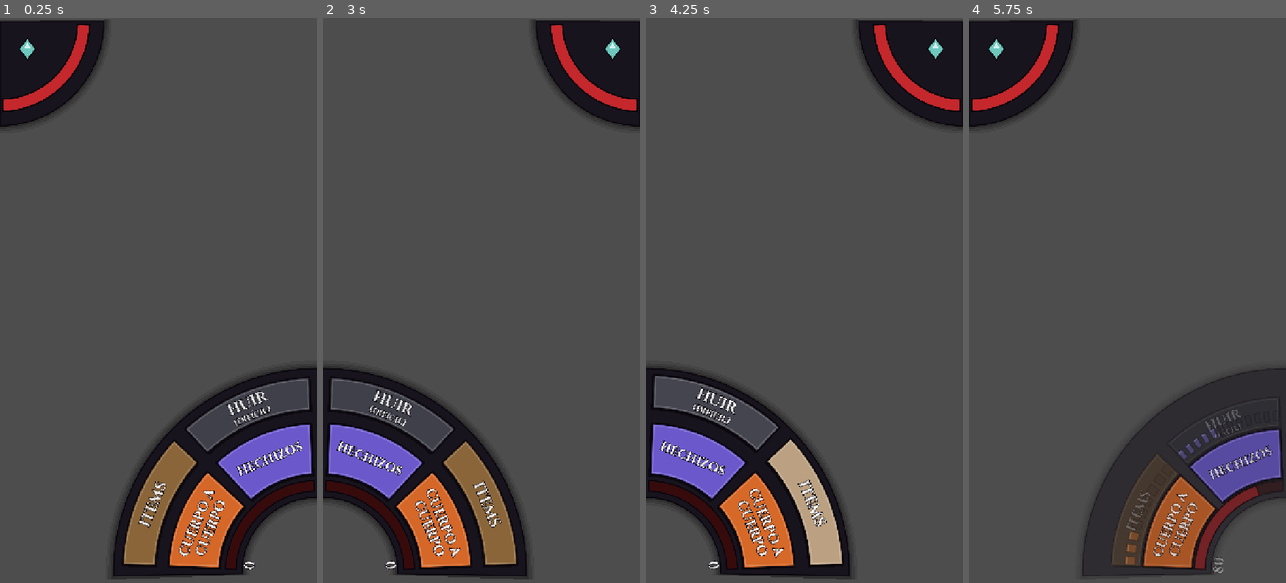
Above: before the commit, frames 1-4 (left to right).
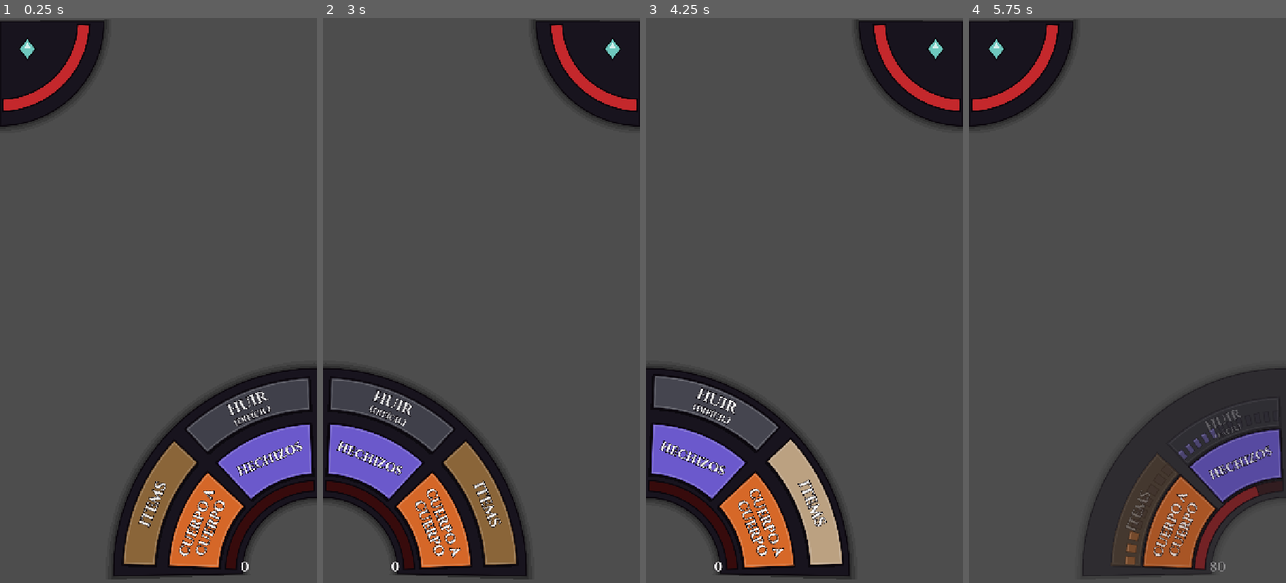
Above: after the commit, the same moments.

Repository: Clarexz/rpg-pixel-art-dark-fantasy
Game: Godot game, scene res://tools/tests/duel_ui_test.tscn
The game is run twice, just before and just after one commit, with the same random seed, the same clock (stepped at 60 frames per second) and the same inputs. This scene is started directly instead of the project's main scene.
Inputs (mouse positions are in pixels of both pictures, inside the frame that each line leads up to):
- Up to frame 1 (0.25 s): no input
- Up to frame 2 (3 s): tap Enter at 0.5 s; drag from (481, 300) to (513, 176) at 0.52 s; drag from (418, 328) to (465, 413) at 1.27 s; move the mouse to (513, 176) at 2.02 s; hold D 2.03-2.75 s; tap M at 2.1 s; tap Space at 2.75 s; drag from (465, 413) to (386, 215) at 2.77 s
- Up to frame 3 (4.25 s): tap Enter at 3.5 s; move the mouse to (899, 385) at 3.52 s; hold A from 3.53 s (still down); tap F at 3.6 s; tap Space at 3.77 s
- Up to frame 4 (5.75 s): release A at 4.25 s; drag from (1032, 215) to (1079, 159) at 4.27 s; move the mouse to (1143, 300) at 5.02 s; hold S from 5.03 s (still down); tap M at 5.1 s; click (1143, 300) at 5.17 s

The runs differ from the first frame. In frame 1, less than 0.1% of the frame differs, in the area x 76-81%, y 96-98%; in frame 2, less than 0.1%; in frame 3, less than 0.1%; in frame 4, less than 0.1%, in the area x 76-81%, y 95-99%.

Commit message:
Rival: vida se vacía desde arriba, lectura de la piedra junto al dial, globo solo para habla y narración en cursiva; aviso sobre el arco; número de PV horizontal
Co-Authored-By: Claude Opus 5.5 <noreply@anthropic.com>
Claude-Session: https://claude.ai/code/session_014Dsa23fScEoXoYDyqKzp3d

Diff:
--- a/combat/duel_ui.gd
+++ b/combat/duel_ui.gd
@@ -47,10 +47,18 @@
 ## Después de cambiar los botones, ignorar toques un instante: si no, el
 ## mismo pulgar que tocó "Hechizos" "toca" el botón nuevo que aparece debajo.
 const SWAP_LOCK_MS: int = 150
+## Habla del rival: `Nombre: "texto"`. Cualquier otra línea es narración.
+const _SPEECH_RE: String = "^[^:\\n]+:\\s*[\"“«](.*)[\"”»]$"
+const PROMPT_W: float = 440.0
+const PROMPT_GAP: float = 12.0
+const PROMPT_SIZE: int = 22
+const PROMPT_EDGE: float = 8.0
 
 var left_handed: bool = false
 
 var _rival_name: String = ""
+var _root: VBoxContainer
+var _SPEECH: RegEx = _make_speech_re()
 var _dial: RivalDial
 var _bubble: SpeechBubble
 var _prompt: Label
@@ -99,32 +107,36 @@
 	_dial.status_text = text
 
 
-## Separa lo que dice el rival (globo) de la lectura de la piedra (líneas con
-## "◆", que van al dial). Al globo no se le pone "Nombre: " ni las comillas.
+## Separa tres cosas: la lectura de la piedra (líneas con "◆", al dial), el
+## habla (una línea con la forma `Nombre: "texto"`, al globo, sin prefijo ni
+## comillas) y la narración (todo lo demás: texto suelto en cursiva, sin globo,
+## en el mismo lugar). Solo uno de los dos a la vez: manda el habla.
 func say(text: String) -> void:
-	var spoken: PackedStringArray = PackedStringArray()
+	var other: PackedStringArray = PackedStringArray()
 	var reading: PackedStringArray = PackedStringArray()
 	for line: String in text.split("\n"):
 		var l: String = line.strip_edges()
 		if l.begins_with("◆"):
 			reading.append(l)
 		elif not l.is_empty():
-			spoken.append(l)
-	var msg: String = "\n".join(spoken)
-	var prefix: String = _rival_name + ": "
-	if not _rival_name.is_empty() and msg.begins_with(prefix):
-		msg = msg.substr(prefix.length()).strip_edges()
-		for pair: String in ["\"\"", "“”", "«»"]:
-			if msg.length() >= 2 and msg.begins_with(pair[0]) and msg.ends_with(pair[1]):
-				msg = msg.substr(1, msg.length() - 2).strip_edges()
-				break
+			other.append(l)
+	var msg: String = "\n".join(other)
+	var spoken: String = ""
+	var narration: String = msg
+	var m: RegExMatch = _SPEECH.search(msg)
+	if m:
+		spoken = m.get_string(1).strip_edges()
+		narration = ""
 	_dial.reading_text = "\n".join(reading)
 	_bubble.top_y = _dial.bubble_top()
-	_bubble.say(msg)
-
-
+	_bubble.say(spoken)
+	_bubble.narrate(narration)
+
+
+## El aviso va como una línea discreta justo encima del arco del jugador.
 func prompt(text: String) -> void:
 	_prompt.text = text
+	_layout_prompt()
 
 
 ## Para las pruebas: el dial del rival y el texto del globo.
@@ -134,6 +146,19 @@
 
 func speech_text() -> String:
 	return _bubble.text()
+
+
+func narration_text() -> String:
+	return _bubble.narration()
+
+
+## Para las pruebas: el globo/narración y el aviso.
+func bubble() -> SpeechBubble:
+	return _bubble
+
+
+func prompt_label() -> Label:
+	return _prompt
 
 
 ## Menú principal del turno: 4 sectores en arco alrededor de la base del pulgar
@@ -153,6 +178,7 @@
 	_arc.set_entries(entries, true)
 	_arc.show()
 	_hud.compact = false
+	_layout_prompt()
 
 
 ## Para las pruebas: punto global (centro) del sector `index` del menú en arco.
@@ -297,6 +323,8 @@
 	add_child(_telegraph)
 
 	var root: VBoxContainer = VBoxContainer.new()
+	_root = root
+	root.sort_children.connect(_layout_prompt)
 	root.set_anchors_preset(Control.PRESET_FULL_RECT)
 	root.mouse_filter = Control.MOUSE_FILTER_IGNORE
 	root.add_theme_constant_override("separation", 10)
@@ -307,7 +335,9 @@
 	_prompt.autowrap_mode = TextServer.AUTOWRAP_WORD_SMART
 	_prompt.horizontal_alignment = HORIZONTAL_ALIGNMENT_CENTER
 	_prompt.mouse_filter = Control.MOUSE_FILTER_IGNORE
-	_prompt.add_theme_font_size_override("font_size", 24)
+	_prompt.vertical_alignment = VERTICAL_ALIGNMENT_BOTTOM
+	_prompt.max_lines_visible = 2
+	_prompt.add_theme_font_size_override("font_size", PROMPT_SIZE)
 	_prompt.add_theme_color_override("font_outline_color", CombatStyle.OUTLINE)
 	_prompt.add_theme_constant_override("outline_size", 8)
 
@@ -388,19 +418,44 @@
 	_pack(_cluster_row, cluster_items)
 
 
-## El aviso va arriba, del lado de la mano y a la derecha del dial (zurdo:
-## espejado), alineado con el borde de arriba del dial. El globo va bajo el dial.
-## DuelUI ya vive dentro de la zona segura (SafeArea en duel.tscn), así que el
-## margen superior es solo RivalDial.TOP_MARGIN.
+## El globo/narración va bajo el dial del rival. DuelUI ya vive dentro de la
+## zona segura (SafeArea en duel.tscn), así que el margen superior es solo
+## RivalDial.TOP_MARGIN.
 func _layout_top() -> void:
 	if _dial == null:
 		return
-	var edge: float = _dial.dial_radius() + 14.0
-	var x0: float = 16.0 if left_handed else edge
-	var x1: float = size.x - edge if left_handed else size.x - 16.0
-	_prompt.position = Vector2(x0, RivalDial.TOP_MARGIN)
-	_prompt.size = Vector2(maxf(x1 - x0, 0.0), 0.0)
 	_bubble.top_y = _dial.bubble_top()
+	_layout_prompt()
+
+
+## El aviso: una línea discreta (máx. 2 renglones, 440 px) centrada del lado de
+## la mano. Modo completo: su borde de abajo queda 12 px sobre el punto más alto
+## de la base de piedra del jugador. Modo compacto: justo encima de la fila de
+## arriba de botones (Volver/Terminar) o, si no hay, de la cuadrícula.
+func _layout_prompt() -> void:
+	if _prompt == null or _hud == null:
+		return
+	var font: Font = _prompt.get_theme_default_font()
+	var h: float = ceilf(font.get_height(PROMPT_SIZE)) * 2.0 + 8.0
+	var w: float = minf(PROMPT_W, size.x - PROMPT_EDGE * 2.0)
+	var bottom: float
+	var x0: float
+	var x1: float
+	if _hud.compact:
+		var row: Control = _util_row if (_back_button.visible or _end_button.visible) else _cluster
+		var r: Rect2 = Rect2(row.global_position - global_position, row.size)
+		if row == _cluster and _cluster.get_child_count() == 0:
+			r = Rect2(_cluster_row.global_position - global_position, Vector2(CLUSTER_W, 0.0))
+		bottom = r.position.y - PROMPT_GAP
+		var cx: float = size.x - HAND_MARGIN - CLUSTER_W * 0.5 if not left_handed else HAND_MARGIN + CLUSTER_W * 0.5
+		x0 = cx - w * 0.5
+	else:
+		var k: float = ArcMenu.scale_for(size.x)
+		bottom = size.y - PlayerHud.BOTTOM_MARGIN - 462.0 * k - PROMPT_GAP
+		x0 = size.x - PROMPT_EDGE - w if not left_handed else PROMPT_EDGE
+	x1 = x0 + w
+	_prompt.position = Vector2(x0, bottom - h)
+	_prompt.size = Vector2(x1 - x0, h)
 
 
 func _pack(row: HBoxContainer, items: Array[Control]) -> void:
@@ -422,6 +477,12 @@
 		row.add_child(margin)
 
 
+func _make_speech_re() -> RegEx:
+	var re: RegEx = RegEx.new()
+	re.compile("(?s)" + _SPEECH_RE)
+	return re
+
+
 func _def(text: String, kind: StringName, value: int, color: Color) -> Dictionary:
 	return {"text": text, "kind": kind, "value": value, "color": color, "disabled": false}
 
@@ -432,6 +493,7 @@
 	_buttons.clear()
 	_arc.hide()
 	_hud.compact = true
+	_layout_prompt()
 	_buttons["back:0"] = _back_button
 	_buttons["end:0"] = _end_button
 	_cluster.columns = columns
@@ -459,6 +521,7 @@
 func _set_util(back: bool, end: bool) -> void:
 	_back_button.visible = back
 	_end_button.visible = end
+	_layout_prompt()
 
 
 func _make_button(text: String, color: Color, min_size: Vector2) -> Button:
--- a/tools/tests/duel_ui_test.gd
+++ b/tools/tests/duel_ui_test.gd
@@ -194,33 +194,117 @@
 	ui.set_rival(absurd.strip_edges().substr(0, 60), 12, 40)
 	_check(d.name_lines().size() <= 2 and d.name_lines()[d.name_lines().size() - 1].ends_with("…"), "nombre absurdo debería recortarse: %s" % d.name_lines())
 	ui.set_rival("Lobo de ceniza", 12, 40)
-	# Globo: quita el nombre y las comillas; la lectura va al dial.
-	ui.say("Lobo de ceniza: \"Hola\"\n◆ Piedra: fuerte.")
+	# Habla `Nombre: "texto"`: globo sin prefijo ni comillas; la lectura va al dial.
+	ui.say("Lobo: \"Hola\"\n◆ Piedra: fuerte.")
 	_check(ui.speech_text() == "Hola", "el globo dice '%s'" % ui.speech_text())
+	_check(ui.narration_text() == "", "no debería haber narración: '%s'" % ui.narration_text())
 	_check(d.reading_text == "◆ Piedra: fuerte.", "la lectura del dial: '%s'" % d.reading_text)
 	_check(ui._bubble.visible, "el globo debería verse")
 	var box: Rect2 = ui._bubble.box_rect()
 	_check(absf(box.get_center().x - host.size.x * 0.5) < 1.0, "el globo no está centrado %s" % box)
 	_check(box.position.y >= d.dial_radius(), "el globo tapa el dial %s" % box)
+	# La lectura va a la derecha de la base, centrada en el eje del dial.
+	var rr: Rect2 = d.reading_rect()
+	_check(rr.position.x >= 236.0 + 12.0 - 0.5 and rr.end.x <= host.size.x - 16.0 + 0.5, "lectura fuera de su zona %s" % rr)
+	_check(absf(rr.get_center().y - d.axis_y()) < 1.0, "la lectura no está en el eje del dial %s vs %s" % [rr, d.axis_y()])
+	# Narración: sin globo, mismo lugar.
+	ui.say("El carroñero chilla.\n◆ Piedra: débil.")
+	_check(ui.speech_text() == "", "la narración no debería ir al globo: '%s'" % ui.speech_text())
+	_check(ui.narration_text() == "El carroñero chilla.", "narración: '%s'" % ui.narration_text())
+	_check(d.reading_text == "◆ Piedra: débil.", "la lectura de la narración: '%s'" % d.reading_text)
+	_check(ui._bubble.visible and ui._bubble.box_rect() == Rect2(), "narración sin caja de globo")
+	var nr: Rect2 = ui._bubble.narration_rect()
+	_check(absf(nr.get_center().x - host.size.x * 0.5) < 1.0 and nr.position.y >= d.dial_radius(), "la narración está mal puesta %s" % nr)
+	ui.say("El gólem cruje: se prepara.")
+	_check(ui.narration_text() == "El gólem cruje: se prepara." and ui.speech_text() == "", "una línea con ':' sin comillas es narración")
 	ui.say("◆ Piedra: sola.")
-	_check(ui.speech_text() == "" and not ui._bubble.visible, "una lectura sola no debería dejar globo")
+	_check(ui.speech_text() == "" and ui.narration_text() == "" and not ui._bubble.visible, "una lectura sola no debería dejar globo ni narración")
 	ui.say("Eco sin prefijo")
-	_check(ui.speech_text() == "Eco sin prefijo", "sin prefijo: '%s'" % ui.speech_text())
+	_check(ui.speech_text() == "" and ui.narration_text() == "Eco sin prefijo", "sin forma de habla es narración")
 	ui.say("")
-	_check(not ui._bubble.visible and ui.speech_text() == "", "say('') debería ocultar el globo")
+	_check(not ui._bubble.visible and ui.speech_text() == "" and ui.narration_text() == "", "say('') debería ocultar todo")
 	ui.status("Cargando…")
 	_check(d.status_text == "Cargando…", "el estado no llegó al dial")
 	ui.status("")
-	# El aviso queda a la derecha del dial (diestro) y a la izquierda (zurdo).
-	ui.prompt("Elige qué hacer")
-	for left: bool in [false, true]:
-		ui.left_handed = left
-		ui.apply_hand()
-		var pr: Rect2 = ui._prompt.get_global_rect()
-		var dial_rect: Rect2 = Rect2(0.0 if not left else host.size.x - d.dial_radius(), 0.0, d.dial_radius(), d.dial_radius() + 8.0)
-		_check(not pr.intersects(dial_rect), "%s: el aviso choca con el dial %s" % ["zurdo" if left else "diestro", pr])
+	await _check_prompt(ui, host)
+	await _check_hp_number(ui, host)
+	# Vida: lo vacío crece desde arriba (el relleno queda anclado abajo).
 	ui.left_handed = false
 	ui.apply_hand()
+
+
+## El aviso: encima del arco en el menú; encima de la fila de botones (o de la
+## cuadrícula) en modo compacto. No cruza botones, globo ni la base del jugador.
+func _check_prompt(ui: DuelUI, host: Control) -> void:
+	ui.set_rival("Lobo", 30, 40)
+	ui.say("Lobo: \"La última vez cubriste a la izquierda, ¿te acuerdas?\"")
+	ui.prompt("Tu turno. Elige qué hacer con tu piedra y tu espada.")
+	for left: bool in [false, true]:
+		ui.left_handed = left
+		ui.apply_hand()
+		for state: String in ["menu", "grid_util", "grid_bare"]:
+			match state:
+				"menu": ui.show_menu("fácil")
+				"grid_util": ui.show_grid(DuelUI.Rows.BOTH, true, true)
+				"grid_bare": ui.show_grid(DuelUI.Rows.BOTH, false, false)
+			await _wait(0.3)
+			var where: String = "%s/%s" % ["zurdo" if left else "diestro", state]
+			var pl: Label = ui.prompt_label()
+			var pr: Rect2 = pl.get_global_rect()
+			_check(Rect2(Vector2.ZERO, host.size).encloses(pr), "%s: el aviso se sale de la pantalla %s" % [where, pr])
+			_check(pr.size.x <= 440.0 + 0.5, "%s: el aviso es muy ancho %s" % [where, pr])
+			_check(pl.get_theme_font_size("font_size") == 22, "%s: tamaño del aviso" % where)
+			_check(pl.get_line_count() <= 2 or pl.max_lines_visible == 2, "%s: más de 2 renglones" % where)
+			var bubble: SpeechBubble = ui.bubble()
+			var bb: Rect2 = bubble.box_rect()
+			bb = bb.grow_individual(0.0, 0.0, 0.0, SpeechBubble.TAIL_H)
+			_check(not pr.intersects(bb), "%s: el aviso cruza el globo %s vs %s" % [where, pr, bb])
+			for b: Button in [ui._back_button, ui._end_button]:
+				if b.is_visible_in_tree():
+					_check(not pr.intersects(b.get_global_rect()), "%s: el aviso cruza un botón %s" % [where, b.get_global_rect()])
+			for key: String in ["cell:0", "cell:1", "cell:2", "cell:3", "cell:4", "cell:5"]:
+				var cb: Button = ui.button_for(StringName(key.get_slice(":", 0)), int(key.get_slice(":", 1)))
+				if cb != null and cb.is_visible_in_tree():
+					_check(not pr.intersects(cb.get_global_rect()), "%s: el aviso cruza %s" % [where, key])
+			var hand_side: bool = pr.get_center().x > host.size.x * 0.5
+			_check(hand_side != left, "%s: el aviso no está del lado de la mano %s" % [where, pr])
+			if state == "menu":
+				var hud: PlayerHud = ui.player_hud()
+				var hp: Vector2 = hud.get_global_transform() * hud.pivot()
+				var top: float = hp.y - 462.0
+				_check(absf(pr.end.y - (top - 12.0)) < 1.0, "%s: el aviso debería terminar 12 px sobre la base (%s vs %s)" % [where, pr.end.y, top - 12.0])
+				# Su caja no toca el arco de la base en ningún punto.
+				var far: Vector2 = Vector2(pr.position.x if not left else pr.end.x, pr.end.y)
+				_check(far.distance_to(hp) > 462.0, "%s: el aviso toca la base %s" % [where, far])
+			else:
+				var row_top: float = ui._util_row.global_position.y if state == "grid_util" else ui._cluster.global_position.y
+				_check(pr.end.y <= row_top - 11.0, "%s: el aviso no está sobre los botones (%s vs %s)" % [where, pr.end.y, row_top])
+				_check(pr.end.y >= row_top - 14.0, "%s: el aviso está lejos de los botones (%s vs %s)" % [where, pr.end.y, row_top])
+	ui.say("")
+
+
+## Número de PV del jugador: recto, dentro de pantalla, sin tocar la barra.
+func _check_hp_number(ui: DuelUI, host: Control) -> void:
+	ui.set_stats(100, 100, 3, 9, 5, 12)
+	for left: bool in [false, true]:
+		ui.left_handed = left
+		ui.apply_hand()
+		for compact: bool in [false, true]:
+			if compact:
+				ui.show_grid(DuelUI.Rows.BOTH, false, false)
+			else:
+				ui.show_menu("fácil")
+			await _wait(0.3)
+			var hud: PlayerHud = ui.player_hud()
+			var r: Rect2 = hud.get_global_transform() * hud.number_rect()
+			var where: String = "%s/%s" % ["zurdo" if left else "diestro", "compacto" if compact else "completo"]
+			_check(Rect2(Vector2.ZERO, host.size).encloses(r), "%s: el número de PV se sale de la pantalla %s" % [where, r])
+			if not compact:
+				var hp: Vector2 = hud.get_global_transform() * hud.pivot()
+				# Los 4 vértices quedan dentro del radio interior de la barra (184).
+				for c: Vector2 in [r.position, Vector2(r.end.x, r.position.y), Vector2(r.position.x, r.end.y), r.end]:
+					_check(c.distance_to(hp) < 184.0, "%s: el número de PV toca la barra %s" % [where, r])
+				_check(r.end.y <= hp.y + 12.0, "%s: el número de PV baja del margen %s" % [where, r])
 
 
 ## Toca un punto global (como el pulgar): ScreenTouch abajo y arriba.
--- a/ui/combat/player_hud.gd
+++ b/ui/combat/player_hud.gd
@@ -275,22 +275,36 @@
 	draw_polyline(o, color, w, true)
 
 
-## Número de PV girado a lo largo del arco (tangente), nunca de cabeza.
-func _draw_number(g: Dictionary, k: float) -> void:
+## Rectángulo (local) del número de PV, recto (sin girar). Completo: junto al
+## extremo de abajo de la barra, por dentro de la curva y con la base sobre el
+## margen inferior. Compacto: centrado en el cuarto de disco.
+func number_rect() -> Rect2:
+	var g: Dictionary = _geo()
+	var k: float = _scale()
+	var fs: int = g.num_size
+	var font: Font = CombatStyle.title_font()
+	var w: float = font.get_string_size(str(_hp), HORIZONTAL_ALIGNMENT_LEFT, -1, fs).x
+	var h: float = font.get_height(fs)
+	if compact:
+		var c: Vector2 = _pt(float(g.num_r) * k, g.num_a)
+		return Rect2(c - Vector2(w, h) * 0.5, Vector2(w, h))
+	# Por dentro de la barra (radio interior de PV), a 10 px de ella.
+	var hp: Vector2 = g.hp
+	var reach: float = hp.x * k - 10.0
+	var x: float = pivot().x + reach - w if _mirrored() else pivot().x - reach
+	var y: float = pivot().y - 2.0 - font.get_ascent(fs)
+	return Rect2(Vector2(x, y), Vector2(w, h))
+
+
+## Número de PV, horizontal (nunca girado).
+func _draw_number(g: Dictionary, _k: float) -> void:
 	var font: Font = CombatStyle.title_font()
 	var fs: int = g.num_size
-	var center: Vector2 = _pt(float(g.num_r) * k, g.num_a)
-	var radial: Vector2 = (center - pivot()).normalized()
-	var tangent: Vector2 = Vector2(-radial.y, radial.x)
-	if tangent.x < 0.0:
-		tangent = -tangent
+	var r: Rect2 = number_rect()
+	var at: Vector2 = Vector2(r.position.x, r.position.y + font.get_ascent(fs))
 	var text: String = str(_hp)
-	var w: float = font.get_string_size(text, HORIZONTAL_ALIGNMENT_LEFT, -1, fs).x
-	draw_set_transform_matrix(Transform2D(tangent.angle(), center))
-	var at: Vector2 = Vector2(-w * 0.5, fs * 0.35)
 	draw_string_outline(font, at, text, HORIZONTAL_ALIGNMENT_LEFT, -1, fs, 6, CombatStyle.OUTLINE)
 	draw_string(font, at, text, HORIZONTAL_ALIGNMENT_LEFT, -1, fs, Color.WHITE)
-	draw_set_transform_matrix(Transform2D.IDENTITY)
 
 
 func _segments(kind: StringName, color: Color, g: Dictionary, k: float) -> void:
--- a/ui/combat/rival_dial.gd
+++ b/ui/combat/rival_dial.gd
@@ -29,6 +29,10 @@
 const HP_FLASH_TIME: float = 0.35
 ## Espacio entre la base y el globo de diálogo (para DuelUI).
 const BUBBLE_GAP: float = 72.0
+## Lectura de la piedra: tamaño, separación de la base y margen a la orilla.
+const READING_SIZE: int = 20
+const READING_GAP: float = 12.0
+const READING_MARGIN: float = 16.0
 
 const COLOR_HP: Color = Color8(196, 40, 44)
 const COLOR_STONE: Color = Color8(22, 17, 28, 230)
@@ -233,12 +237,12 @@
 	var stone: PackedVector2Array = _sector(0.0, BASE_R * k, 0.0, 90.0)
 	draw_colored_polygon(stone, COLOR_STONE)
 	_outline(stone, CombatStyle.OUTLINE, 3.0)
-	# Vida: del lado de la orilla de arriba hacia la pared.
+	# Vida: anclada al extremo de abajo (pegado a la pared); lo vacío crece desde arriba.
 	var back: PackedVector2Array = _sector(HP_R0 * k, HP_R1 * k, HP_A0, HP_A1)
 	draw_colored_polygon(back, COLOR_HP.darkened(0.72))
 	var frac: float = clampf(float(_hp) / float(_max_hp), 0.0, 1.0)
 	if frac > 0.0:
-		var fill: PackedVector2Array = _sector(HP_R0 * k, HP_R1 * k, HP_A0, HP_A0 + (HP_A1 - HP_A0) * frac)
+		var fill: PackedVector2Array = _sector(HP_R0 * k, HP_R1 * k, HP_A1 - (HP_A1 - HP_A0) * frac, HP_A1)
 		draw_colored_polygon(fill, COLOR_HP.lerp(Color.WHITE, _hp_flash))
 		_outline(fill, CombatStyle.OUTLINE, 3.0)
 	_outline(back, CombatStyle.OUTLINE, 3.0)
@@ -302,7 +306,7 @@
 	draw_set_transform_matrix(Transform2D.IDENTITY)
 
 
-## Estado y lectura de la piedra, bajo la base y alineados a su orilla.
+## Estado bajo la base (alineado a su orilla) y lectura de la piedra a su lado.
 func _draw_notes(k: float) -> void:
 	var font: Font = get_theme_default_font()
 	var w: float = minf(size.x * 0.45, 320.0)
@@ -312,7 +316,31 @@
 	if not status_text.is_empty():
 		draw_string_outline(font, Vector2(x, y), status_text, align, w, 24, 6, CombatStyle.OUTLINE)
 		draw_string(font, Vector2(x, y), status_text, align, w, 24, COLOR_STATUS)
-		y += 28.0
-	if not reading_text.is_empty():
-		draw_multiline_string_outline(font, Vector2(x, y - 2.0), reading_text, align, w, 20, 2, 5, CombatStyle.OUTLINE)
-		draw_multiline_string(font, Vector2(x, y - 2.0), reading_text, align, w, 20, 2, gem_color)
+	var r: Rect2 = reading_rect()
+	if r.size != Vector2.ZERO:
+		var pos: Vector2 = Vector2(r.position.x, r.position.y + font.get_ascent(READING_SIZE))
+		draw_multiline_string_outline(font, pos, reading_text, align, r.size.x, READING_SIZE, -1, 5, CombatStyle.OUTLINE)
+		draw_multiline_string(font, pos, reading_text, align, r.size.x, READING_SIZE, -1, gem_color)
+
+
+## Y (local) del eje del dial: la altura de la gema.
+func axis_y() -> float:
+	return _pt(GEM_R * _scale(), MID_A).y
+
+
+## Rectángulo (local) de la lectura de la piedra: a la derecha de la base (zurdo:
+## a la izquierda), con su centro vertical en el eje del dial. Vacío si no hay lectura.
+func reading_rect() -> Rect2:
+	if reading_text.is_empty():
+		return Rect2()
+	var font: Font = get_theme_default_font()
+	var gap: float = BASE_R * _scale() + READING_GAP
+	var avail: float = size.x - gap - READING_MARGIN
+	if avail < 40.0:
+		return Rect2()
+	var natural: Vector2 = font.get_multiline_string_size(reading_text, HORIZONTAL_ALIGNMENT_LEFT, -1, READING_SIZE)
+	var ts: Vector2 = natural
+	if natural.x > avail:
+		ts = font.get_multiline_string_size(reading_text, HORIZONTAL_ALIGNMENT_LEFT, avail, READING_SIZE)
+	var x: float = pivot().x + gap if not left_handed else pivot().x - gap - avail
+	return Rect2(Vector2(x, axis_y() - ts.y * 0.5), Vector2(avail, ts.y))
--- a/ui/combat/speech_bubble.gd
+++ b/ui/combat/speech_bubble.gd
@@ -4,6 +4,8 @@
 ## sesgadas, texto oscuro y una colita hacia abajo (hacia el rival, en el
 ## centro). Centrado en pantalla; `top_y` es donde empieza la caja. A pantalla
 ## completa y sin recibir toques. Vacío = oculto.
+## También muestra la narración (texto suelto en cursiva, sin globo) en el mismo
+## lugar; DuelUI manda solo una de las dos a la vez.
 
 const PAPER: Color = Color8(240, 232, 214)
 const INK: Color = Color8(30, 20, 30)
@@ -14,6 +16,11 @@
 const TAIL_H: float = 20.0
 const POP_FROM: float = 0.9
 const POP_TIME: float = 0.12
+const NARR_SIZE: int = 24
+const NARR_MAX_W: float = 560.0
+const NARR_COLOR: Color = Color8(230, 220, 200)
+const NARR_OUTLINE: int = 6
+const NARR_SLANT: float = 0.2
 
 var top_y: float = 300.0:
 	set(value):
@@ -21,6 +28,8 @@
 		queue_redraw()
 
 var _text: String = ""
+var _narr: String = ""
+var _narr_font: FontVariation
 var _pop: float = 1.0:
 	set(value):
 		_pop = value
@@ -42,10 +51,25 @@
 	return _text
 
 
+func narration() -> String:
+	return _narr
+
+
 func say(value: String) -> void:
 	var changed: bool = value != _text
 	_text = value
-	visible = not value.is_empty()
+	_refresh(changed)
+
+
+## Narración: sin globo, texto suelto y en cursiva.
+func narrate(value: String) -> void:
+	var changed: bool = value != _narr
+	_narr = value
+	_refresh(changed)
+
+
+func _refresh(changed: bool) -> void:
+	visible = not _text.is_empty() or not _narr.is_empty()
 	queue_redraw()
 	if changed and visible and is_inside_tree():
 		if _tween:
@@ -72,8 +96,39 @@
 	return Rect2(Vector2(size.x * 0.5 - box.x * 0.5, top_y), box)
 
 
+func _italic() -> Font:
+	if _narr_font == null:
+		_narr_font = FontVariation.new()
+		_narr_font.base_font = get_theme_default_font()
+		_narr_font.variation_transform = Transform2D(Vector2(1.0, 0.0), Vector2(NARR_SLANT, 1.0), Vector2.ZERO)
+	return _narr_font
+
+
+## Para las pruebas: rectángulo (local) del texto de la narración.
+func narration_rect() -> Rect2:
+	if _narr.is_empty():
+		return Rect2()
+	var font: Font = _italic()
+	var ts: Vector2 = font.get_multiline_string_size(_narr, HORIZONTAL_ALIGNMENT_CENTER, NARR_MAX_W, NARR_SIZE)
+	var w: float = minf(ts.x, NARR_MAX_W)
+	return Rect2(Vector2(size.x * 0.5 - w * 0.5, top_y), Vector2(w, ts.y))
+
+
+func _draw_narration() -> void:
+	var font: Font = _italic()
+	var r: Rect2 = narration_rect()
+	var c: Vector2 = r.get_center()
+	draw_set_transform_matrix(Transform2D(0.0, Vector2(_pop, _pop), 0.0, c * (1.0 - _pop)))
+	var at: Vector2 = Vector2(r.position.x, r.position.y + font.get_ascent(NARR_SIZE))
+	draw_multiline_string_outline(font, at, _narr, HORIZONTAL_ALIGNMENT_CENTER, r.size.x, NARR_SIZE, -1, NARR_OUTLINE, CombatStyle.OUTLINE)
+	draw_multiline_string(font, at, _narr, HORIZONTAL_ALIGNMENT_CENTER, r.size.x, NARR_SIZE, -1, NARR_COLOR)
+	draw_set_transform_matrix(Transform2D.IDENTITY)
+
+
 func _draw() -> void:
 	if _text.is_empty():
+		if not _narr.is_empty():
+			_draw_narration()
 		return
 	var font: Font = get_theme_default_font()
 	var r: Rect2 = box_rect()
